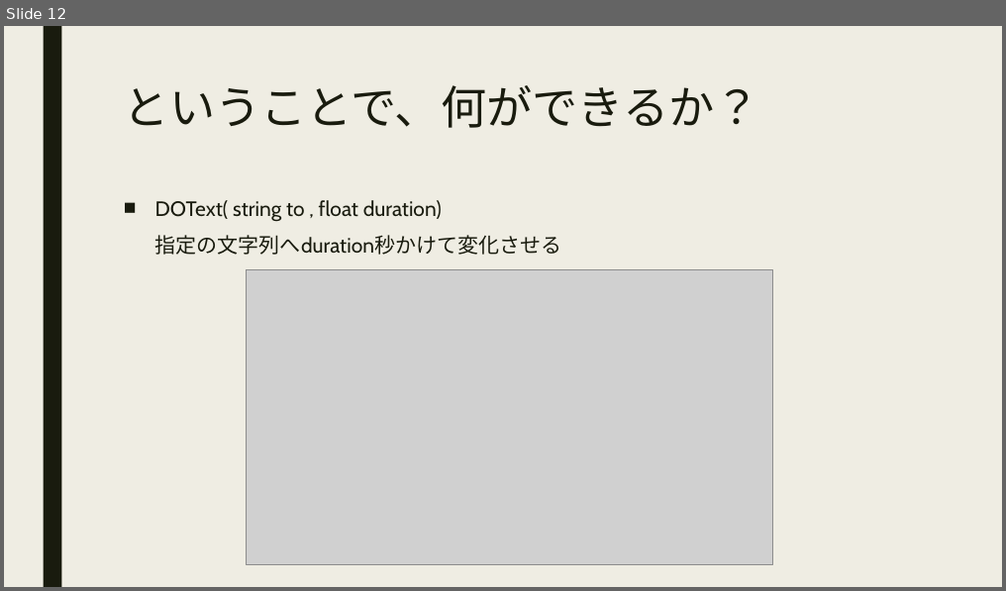
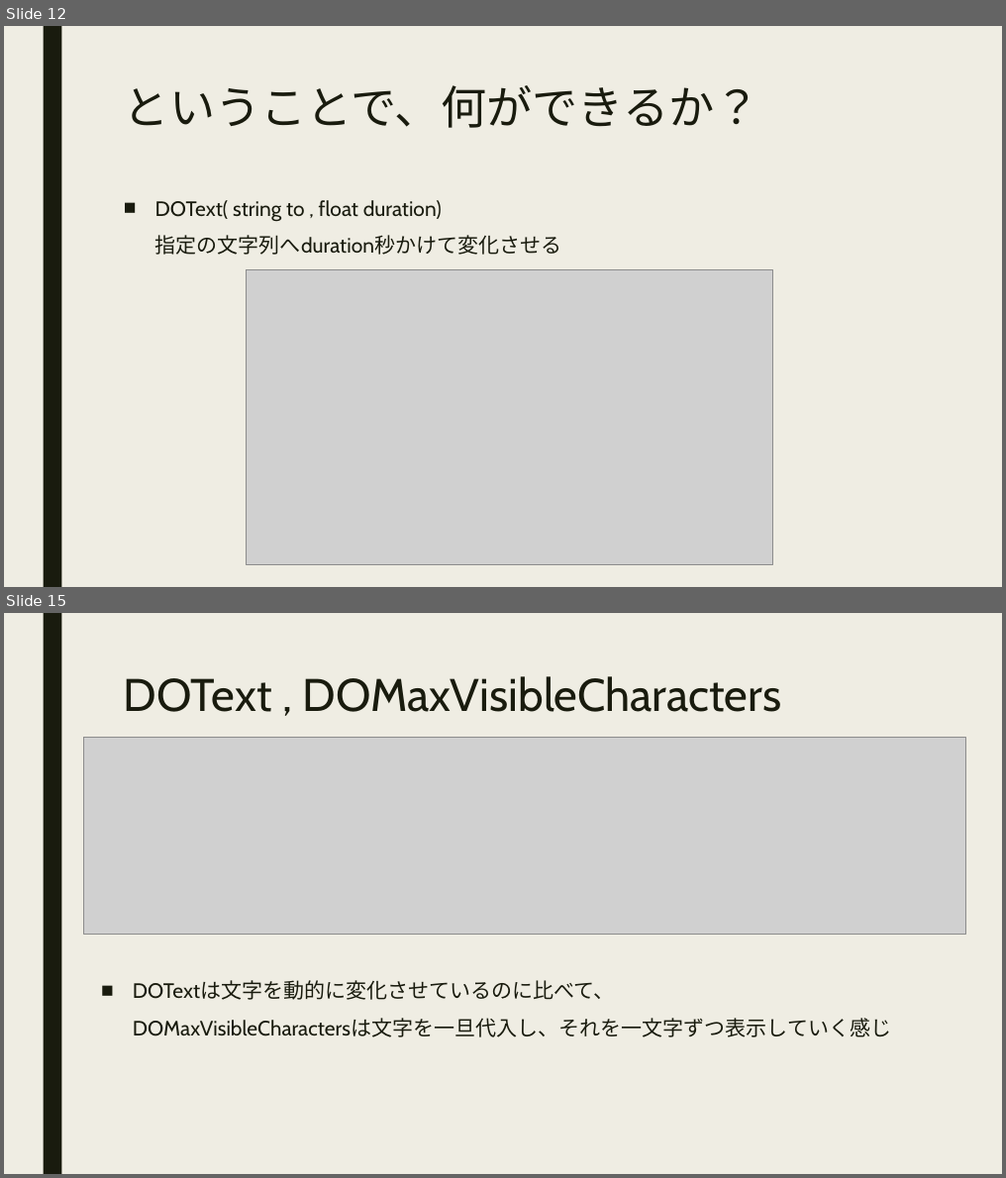
Before and after one commit to hopesnow/Study, a slide deck: RHStudy/Documents/TextMeshPro_r-hatase.pptx. Shown one above the other, each under a label of ours: slide 12 before the commit, slides 12 and 15 after it; the slides between them are not shown. The pictures are 1006x591 and 1006x1178 pixels, drawn with LibreOffice and Linux fonts; fonts in the diff are those of the drawing; grey boxes stand for pictures. Boxes give left, top, right and bottom in pixels: in the first picture for what was removed or moved away, otherwise in the second. Text is boxed around its words. In the diff, an @@ line names an element or a change of style, - is before the commit and + after.

```diff
--- a/RHStudy/Documents/TextMeshPro_r-hatase.pptx
+++ b/RHStudy/Documents/TextMeshPro_r-hatase.pptx
@@ slide 15 added at box(4, 613, 1002, 1174), background #EFEDE3; not listed: 1 template element that a slide beside it also shows @@
@@ title added at box(124, 676, 782, 712), 44 pt, text #191B0E @@
+DOText , DOMaxVisibleCharacters
@@ picture added at box(83, 738, 966, 934) @@
@@ text added at box(133, 981, 892, 1038), 20 pt, text #191B0E @@
+■ DOTextは文字を動的に変化させているのに比べて、
+  DOMaxVisibleCharactersは文字を一旦代入し、それを一文字ずつ表示していく感じ
```
Also in this commit, not shown: 2 other slides added, 1 slide removed.
